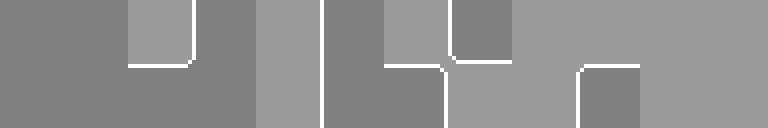
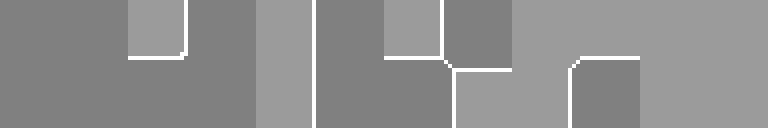
Layered file, before and after one edit (768px x 128px). Changes by layer:
hid "tiles #1" over bbox(128, 0, 640, 128)
added layer "tiles copy #1" above "tiles copy" over bbox(128, 0, 640, 128)
hid "tiles" over bbox(128, 0, 640, 128)
